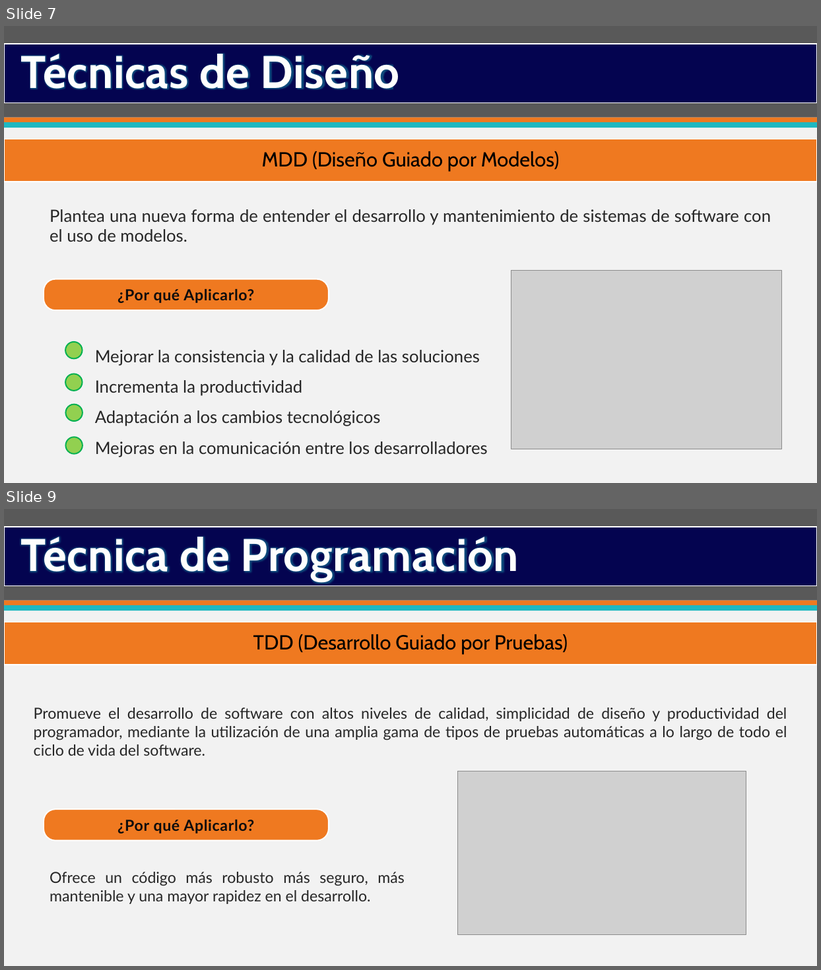
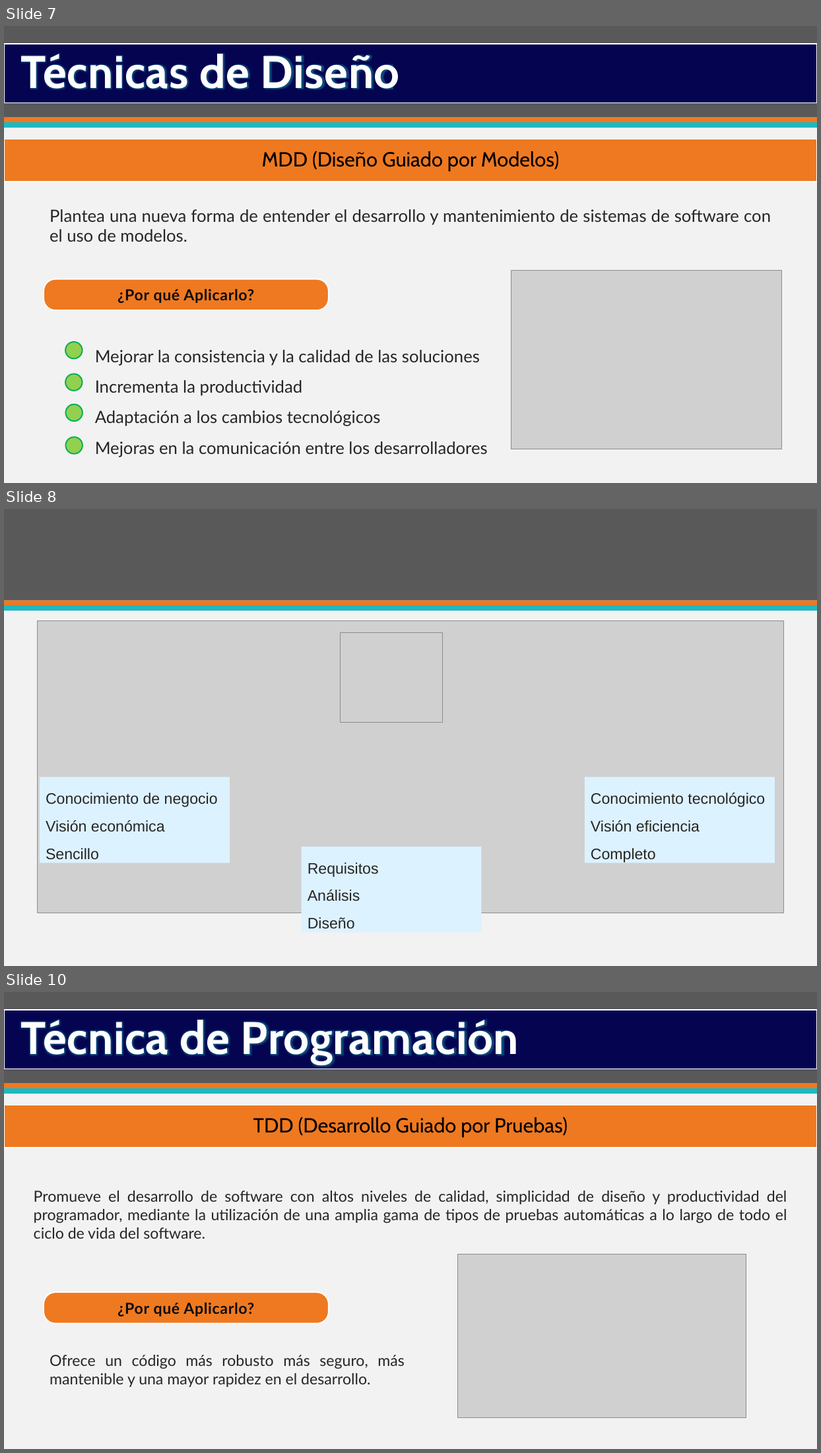
Before and after one commit to FiorellaSalamanca/TareaEncargadaN4_Salamanca, a slide deck: Tecnicas de Diseño y Programacion_Salamanca.pptx. Shown one above the other, each under a label of ours: slides 7 and 9 before the commit, slides 7, 8 and 10 after it; the slides between them are not shown. The pictures are 821x970 and 821x1453 pixels, drawn with LibreOffice and Linux fonts; fonts in the diff are those of the drawing; grey boxes stand for pictures. Boxes give left, top, right and bottom in pixels: in the first picture for what was removed or moved away, otherwise in the second. Text is boxed around its words. In the diff, an @@ line names an element or a change of style, - is before the commit and + after.

```diff
--- a/Tecnicas de Diseño y Programacion_Salamanca.pptx
+++ b/Tecnicas de Diseño y Programacion_Salamanca.pptx
@@ slide 8 added at (4,509,817,966), background #F2F2F2; not listed: 3 template elements that a slide beside it also shows @@
@@ group added at (38,621,783,933): 3 rectangles, 2 pictures @@
+Conocimiento de negocio
+Visión económica
+Sencillo
+Conocimiento tecnológico
+Visión eficiencia
+Completo
+Requisitos
+Análisis
+Diseño
@@ picture added at (38,649,771,795) @@
@@ rectangle added at (38,794,228,880), fill #DDF2FF, 18 pt, text #595959 @@
+Conocimiento de negocio
+Visión económica
+Sencillo
@@ what was slide 9 is now slide 10 @@
```
Also in this commit, not shown: 1 slide changed.
